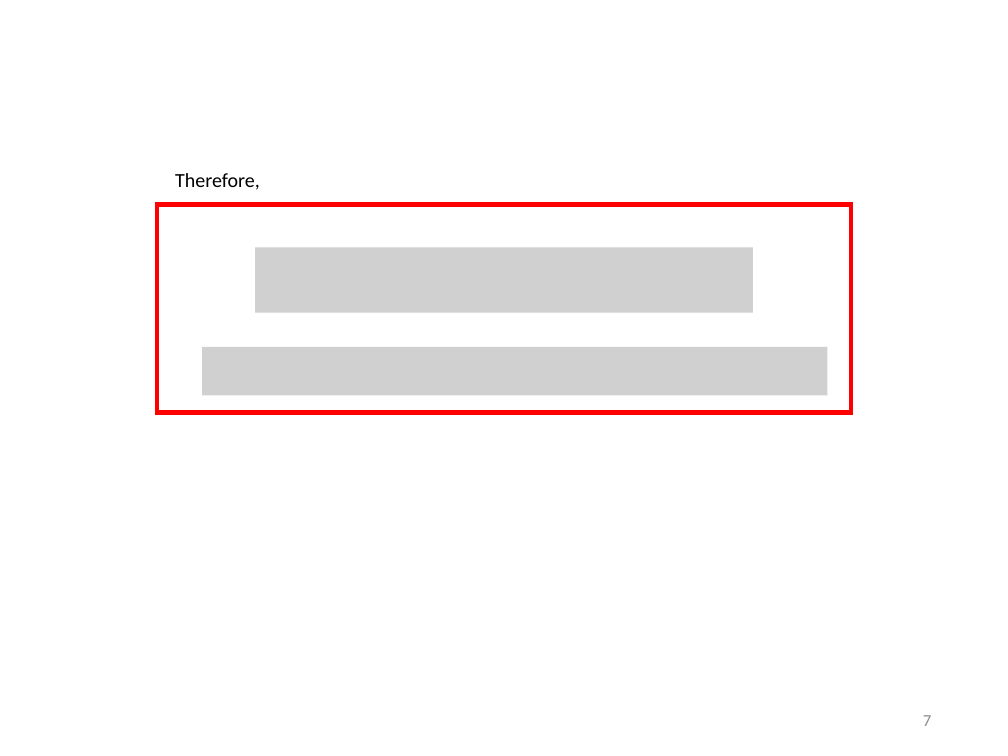
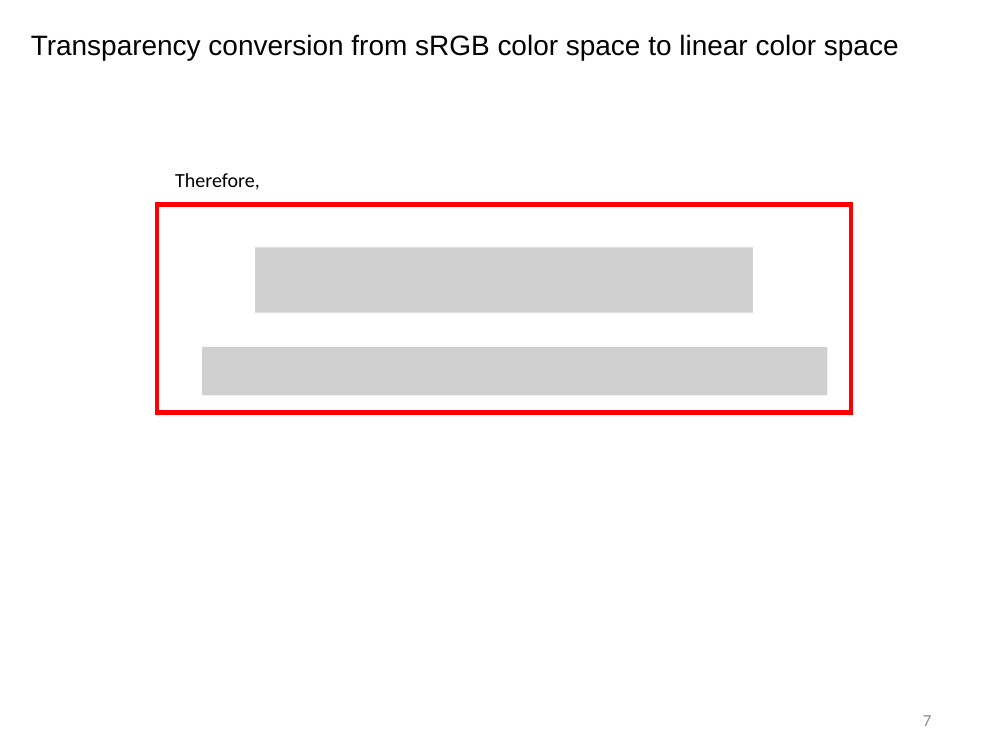
Before and after one commit to sotanmochi/TransparencyConverter, a slide deck: slide 7 of Assets/TransparencyConverter/Documentation~/TransparencyConverter.pptx. Drawn at 1008x756 pixels with LibreOffice and Linux fonts; fonts in the diff are those of the drawing; grey boxes stand for pictures. Boxes give left, top, right and bottom in pixels: in the first picture for what was removed or moved away, otherwise in the second. Text is boxed around its words. In the diff, an @@ line names an element or a change of style, - is before the commit and + after.

```diff
--- a/Assets/TransparencyConverter/Documentation~/TransparencyConverter.pptx
+++ b/Assets/TransparencyConverter/Documentation~/TransparencyConverter.pptx
@@ text added at <box>31,34,899,60</box>, 28 pt, text #000000 @@
+Transparency conversion from sRGB color space to linear color space
```
Also in this commit, not shown: 6 other slides changed, 2 slides added, 2 slides removed, 3 other files.
